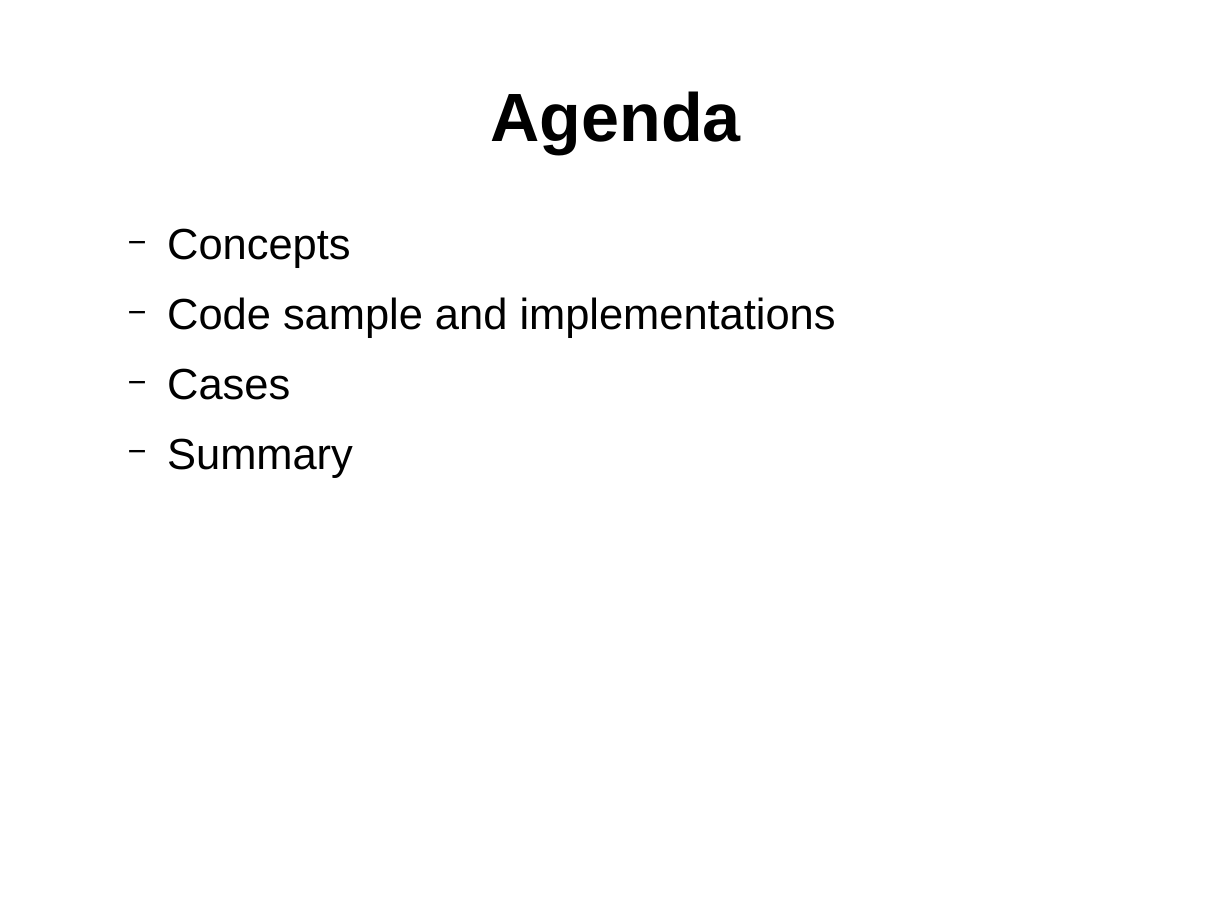
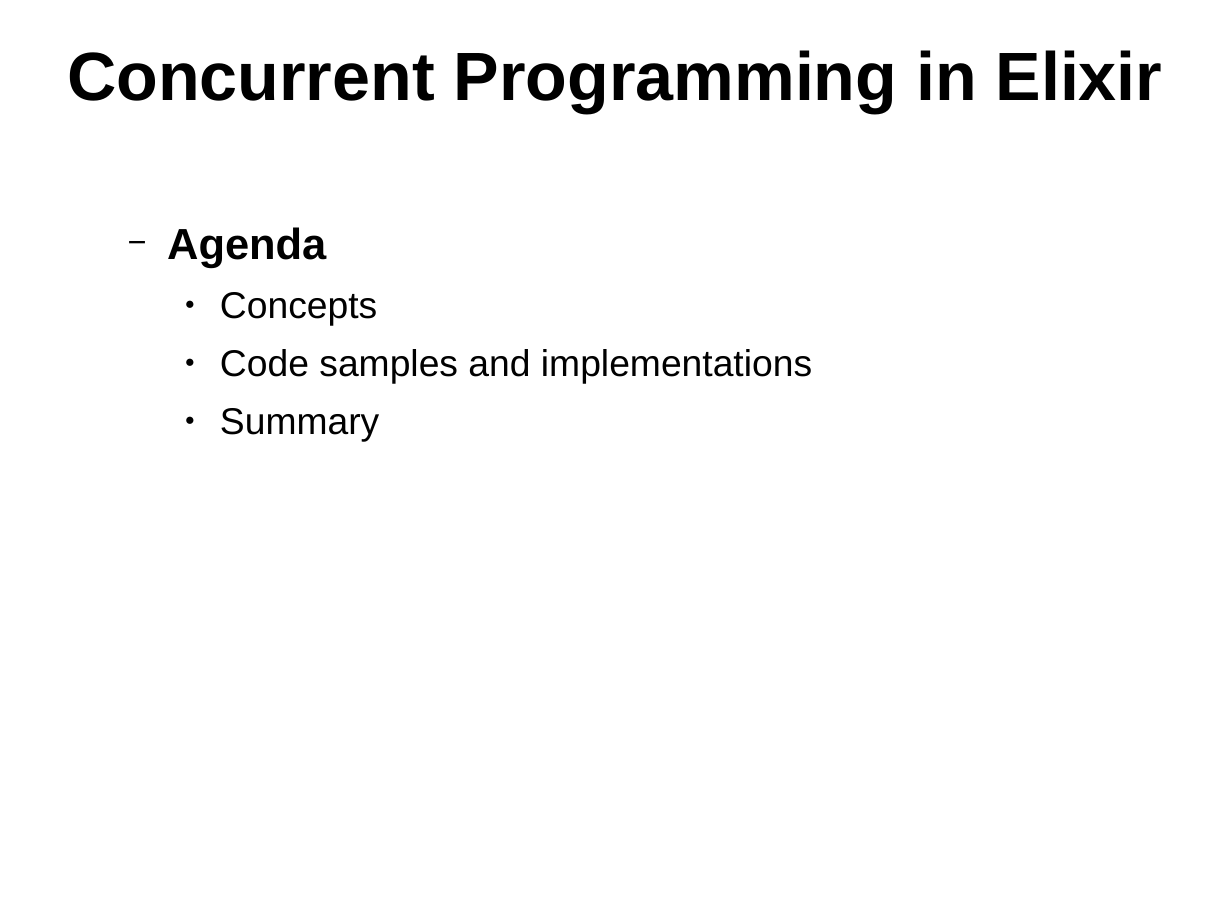
Before and after one commit to ramortegui/talks, a slide deck: slide 8 of concurrent-programming.odp. Drawn at 1232x924 pixels with LibreOffice and Linux fonts; fonts in the diff are those of the drawing. Boxes give left, top, right and bottom in pixels: in the first picture for what was removed or moved away, otherwise in the second. Text is boxed around its words. In the diff, an @@ line names an element or a change of style, - is before the commit and + after.

Commit message:
Add sample code and update presentation.

```diff
--- a/concurrent-programming.odp
+++ b/concurrent-programming.odp
@@ title at bbox=[67, 50, 1163, 113]: text changed @@
-Agenda
+Concurrent Programming in Elixir
@@ text at bbox=[167, 227, 326, 268]: paragraph added @@
+  − Agenda
@@ text at bbox=[220, 292, 379, 442]: size 28 to 24 pt in "Concepts", "Summary"; bullet − to ●; list level 2 to 3 in "Concepts"; list level 2 to 3 in "Summary" @@
@@ text at bbox=[220, 349, 812, 384]: text changed; size 28 to 24 pt @@
-  − Code sample and implementations
-  − Cases
+    ● Code samples and implementations
```
Also in this commit, not shown: 8 other slides changed, 27 other files.
